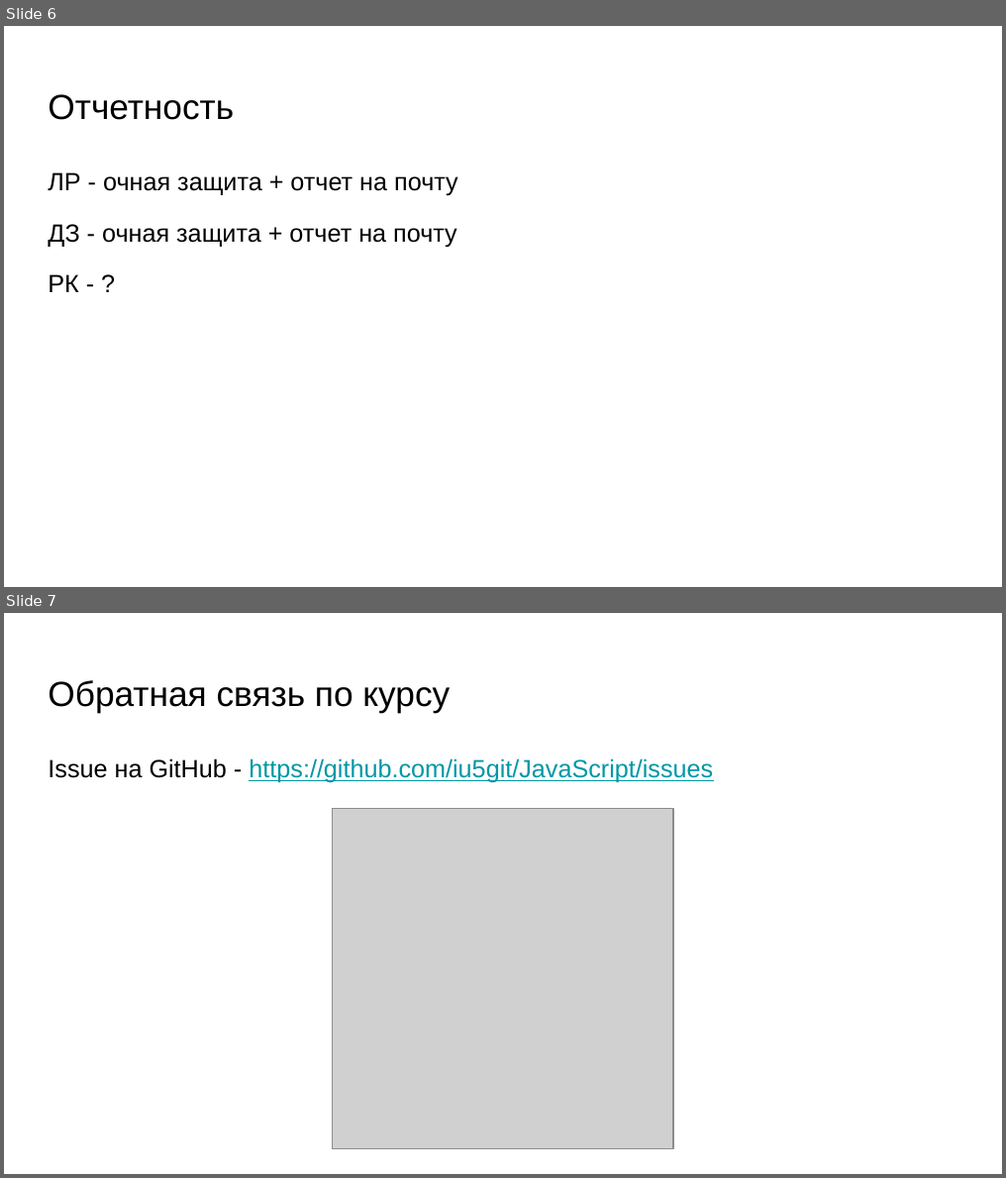
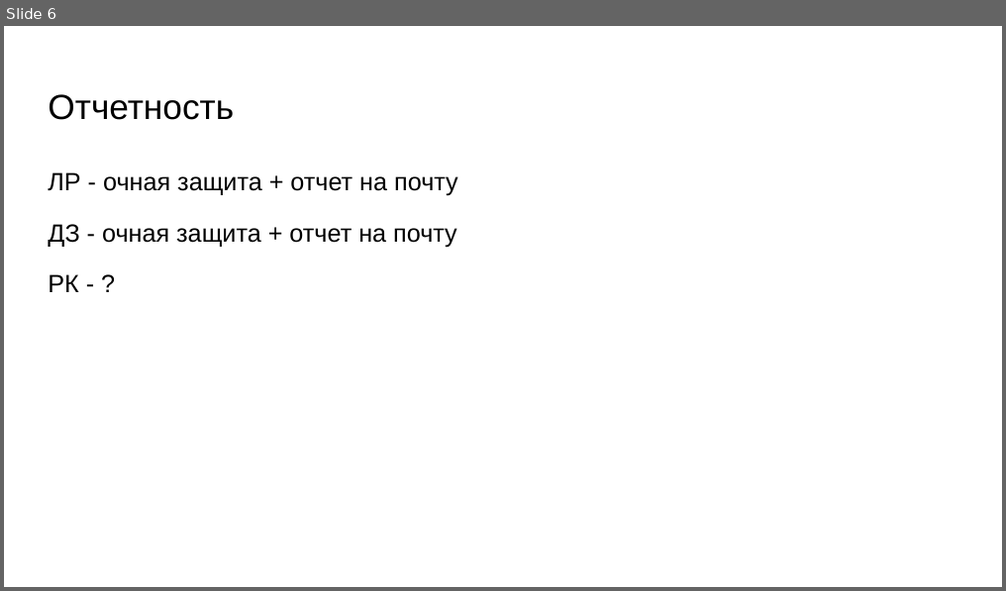
Before and after one commit to iu5git/JavaScript, a slide deck: lectures/lec1.pptx. Shown one above the other, each under a label of ours: slides 6 and 7 before the commit, slide 6 after it. The pictures are 1006x1178 and 1006x591 pixels, drawn with LibreOffice and Linux fonts; fonts in the diff are those of the drawing; grey boxes stand for pictures. Boxes give left, top, right and bottom in pixels: in the first picture for what was removed or moved away, otherwise in the second. Text is boxed around its words. In the diff, an @@ line names an element or a change of style, - is before the commit and + after.

Commit message:
lectures

```diff
--- a/lectures/lec1.pptx
+++ b/lectures/lec1.pptx
@@ slide 7 removed at (4,613,1002,1174), background #FFFFFF @@
@@ title removed at (48,680,450,712) @@
-Обратная связь по курсу
@@ text removed at (48,759,713,783) @@
-Issue на GitHub - https://github.com/iu5git/JavaScript/issues
@@ picture removed at (333,809,672,1149) @@
```
Also in this commit, not shown: 1 other slide removed, 8 other files.
